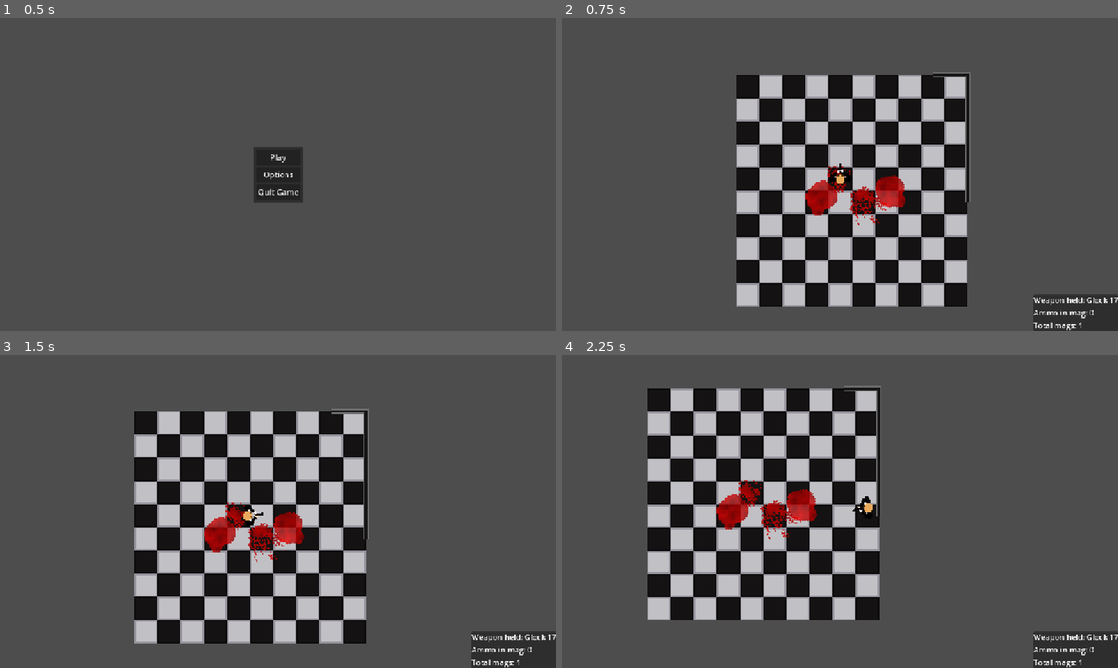
Above: before the commit, frames 1-4 (two rows, left to right).
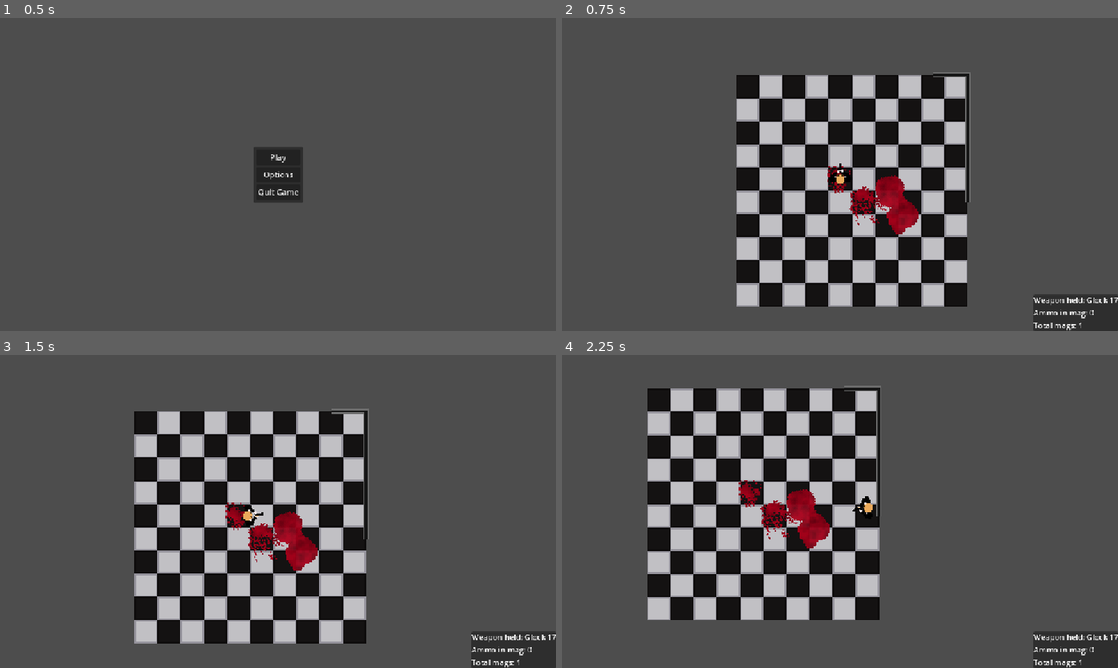
Above: after the commit, the same moments.

Repository: sparkworm/STATE
Game: Godot game, scene res://scenes/game.tscn
The game is run twice, just before and just after one commit, with the same random seed, the same clock (stepped at 60 frames per second) and the same inputs.
Inputs (mouse positions are in pixels of both pictures, inside the frame that each line leads up to):
- Up to frame 1 (0.5 s): no input
- Up to frame 2 (0.75 s): click "Play" at 0.5 s
- Up to frame 3 (1.5 s): tap Enter at 1.25 s; move the mouse to (400, 495) at 1.27 s; hold D (move_right) from 1.28 s (still down); click (400, 495) at 1.35 s
- Up to frame 4 (2.25 s): move the mouse to (728, 527) at 2.02 s; release D (move_right) at 2.03 s; hold S (move_down) from 2.03 s (still down); click (728, 527) at 2.1 s

Frame 1 is identical in both runs. In frame 2, 1.1% of the frame differs, in the area x 43-65%, y 47-70%; in frame 3, 1.2%; in frame 4, 1.2%, in the area x 27-49%, y 40-62%.

Commit message:
Changed type of BloodLayer to be canvas group, improving appearance of blood

Diff:
--- a/project_time.json
+++ b/project_time.json
@@ -3,12 +3,12 @@
   "3D": 0.0,
   "ASSETLIB": 0.0,
   "GAME": 1733.0,
-  "SCRIPT": 17538.0,
+  "SCRIPT": 18014.0,
   "current_screen": "Script",
-  "external_time": 17708.0,
-  "idle_time": 0.0,
+  "external_time": 17750.0,
+  "idle_time": 180.0,
   "idle_time_out": 5.0,
-  "project_time": 23293.0,
+  "project_time": 23769.0,
   "rest_time_enabled": false,
   "rest_time_value": 15.0
 }
--- a/scenes/levels/test_level.tscn
+++ b/scenes/levels/test_level.tscn
@@ -14,6 +14,10 @@
 [node name="BloodLayer2" type="Node2D" parent="Decals" index="0"]
 modulate = Color(0.835718, 1.8049e-06, 1.92523e-07, 0.784314)
 
+[node name="BloodLayer" parent="Decals" index="1"]
+modulate = Color(1, 1, 1, 1)
+self_modulate = Color(0.666667, 0, 0.101961, 0.941176)
+
 [node name="BloodDecal" parent="Decals/BloodLayer" index="0" instance=ExtResource("2_yautc")]
 frame = 1
 
@@ -27,4 +31,4 @@
 frame = 3
 
 [node name="BloodDecal4" parent="Decals/BloodLayer" index="3" instance=ExtResource("2_yautc")]
-position = Vector2(-12, 11)
+position = Vector2(44, 24)
--- a/scenes/parent/level.tscn
+++ b/scenes/parent/level.tscn
@@ -26,7 +26,7 @@
 
 [node name="Decals" type="Node2D" parent="." index="5"]
 
-[node name="BloodLayer" type="Node2D" parent="Decals" index="0"]
+[node name="BloodLayer" type="CanvasGroup" parent="Decals" index="0"]
 modulate = Color(0.835718, 1.8049e-06, 1.92523e-07, 0.784314)
 
 [node name="Effects" type="Node2D" parent="." index="6"]
